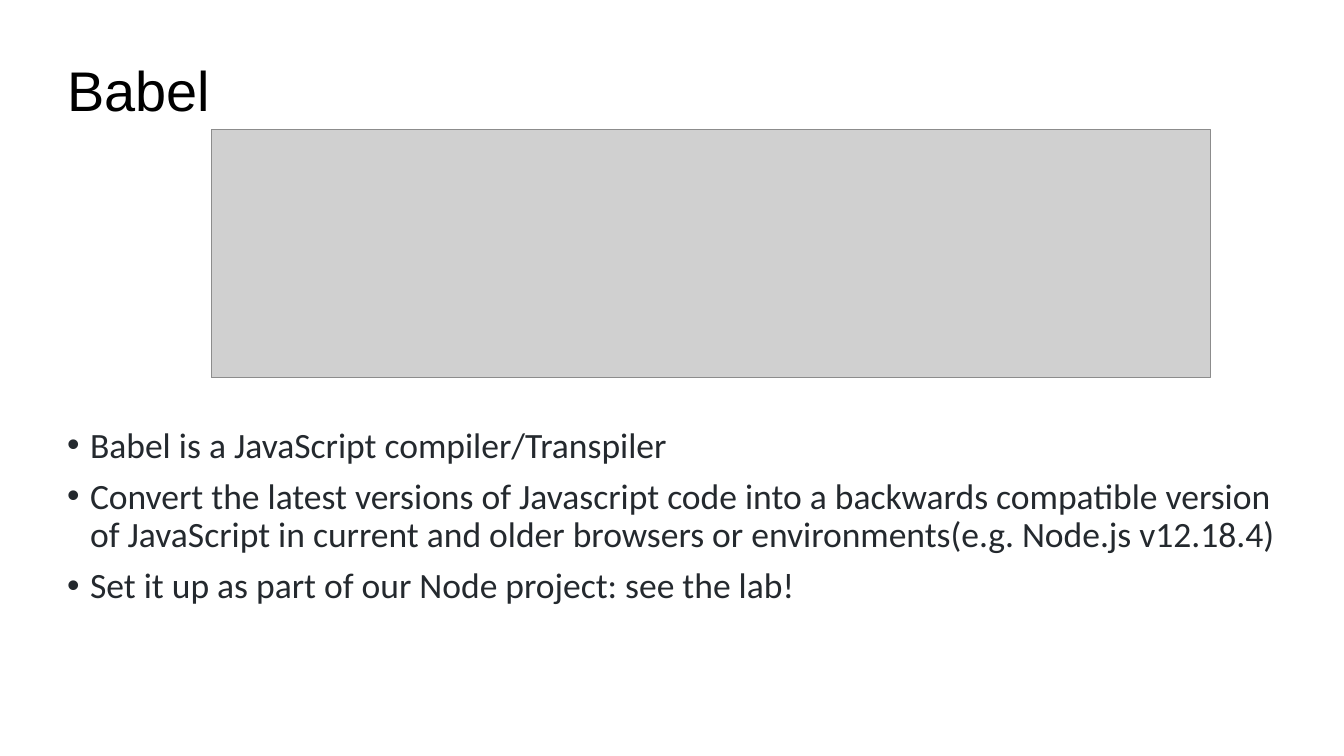
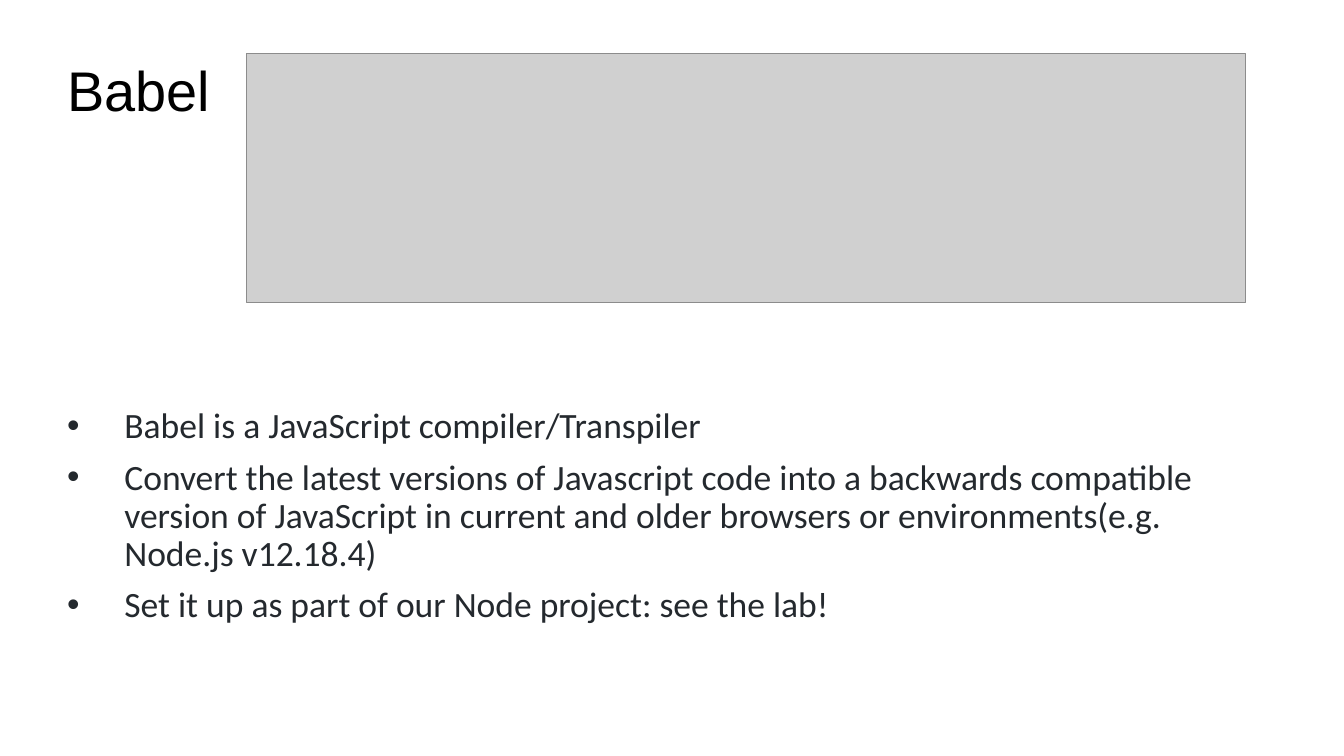
Before and after one commit to diarmuidoconnor/wad2, a slide deck: slide 31 of topic07/talk-1/node-2019.pptx. Drawn at 1344x756 pixels with LibreOffice and Linux fonts; fonts in the diff are those of the drawing; grey boxes stand for pictures. Boxes give left, top, right and bottom in pixels: in the first picture for what was removed or moved away, otherwise in the second. Text is boxed around its words. In the diff, an @@ line names an element or a change of style, - is before the commit and + after.

```diff
--- a/topic07/talk-1/node-2019.pptx
+++ b/topic07/talk-1/node-2019.pptx
@@ picture: place and size @@
-picture at (211,129,1211,378)
+picture at (247,54,1246,303)
@@ subtitle "Babel is a JavaScript compiler/Transpiler" at (124,413,1192,623): indent changed @@
```
Also in this commit, not shown: 4 other slides changed, 3 other files.
